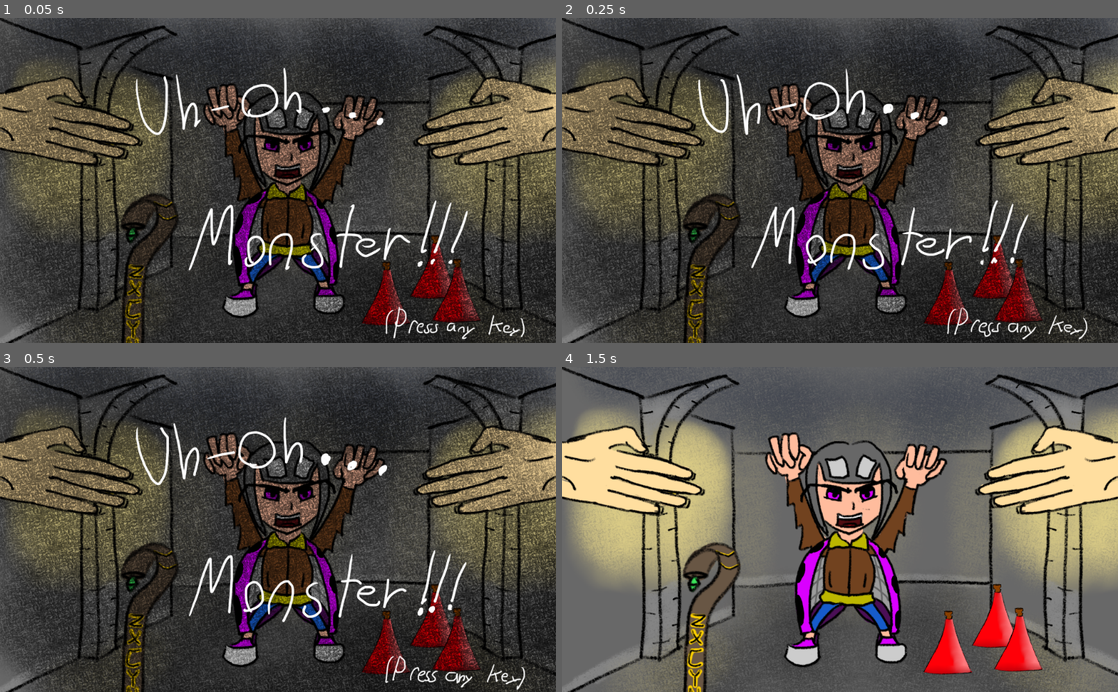
Above: before the commit, frames 1-4 (two rows, left to right).
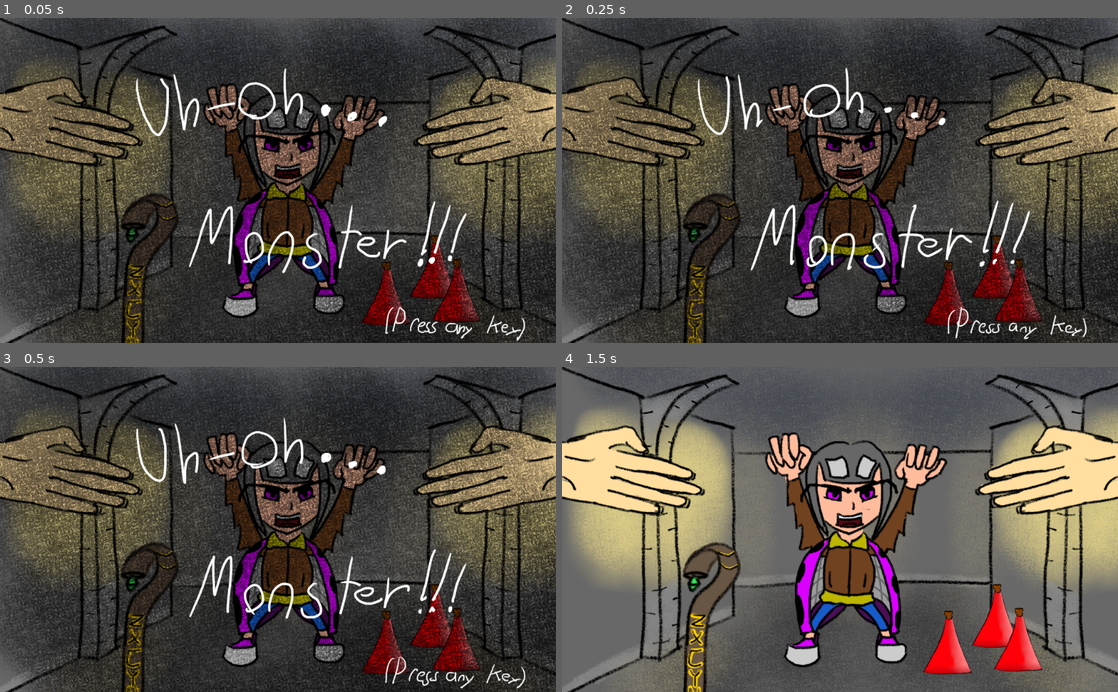
Above: after the commit, the same moments.

Repository: HumbleSolipsist/gmtk-hand-game
Game: Godot game, scene res://World.tscn
The game is run twice, just before and just after one commit, with the same random seed, the same clock (stepped at 60 frames per second) and the same inputs.
Inputs (mouse positions are in pixels of both pictures, inside the frame that each line leads up to):
- Up to frame 1 (0.05 s): no input
- Up to frame 2 (0.25 s): no input
- Up to frame 3 (0.5 s): no input
- Up to frame 4 (1.5 s): tap Enter at 0.5 s; move the mouse to (962, 513) at 0.52 s; click (962, 513) at 0.67 s; tap Space at 1.25 s; move the mouse to (728, 545) at 1.27 s; click (728, 545) at 1.42 s

The runs differ from the first frame. In frame 1, 3.1% of the frame differs, in the area x 24-95%, y 15-100%; in frame 2, 2.7%; in frame 3, 2.8%; in frame 4, nothing differs.

Commit message:
da shakes

Diff:
--- a/Enemy.gd
+++ b/Enemy.gd
@@ -12,6 +12,8 @@
 
 var state = STATE.idle
 
+var shakes = 0;
+
 func _ready():
 	pass # Replace with function body.
 
@@ -23,12 +25,19 @@
 		ouch_sprite.visible = false;
 		idle_sprite.visible = true;
 
+func _physics_process(delta):
+	$bug_ouch.offset = Vector2(rand_range(-shakes, shakes), rand_range(-shakes, shakes));
+	$bug_stand.offset = Vector2(rand_range(-shakes, shakes), rand_range(-shakes, shakes));
+	shakes = max(shakes * 0.75, 0);
+
 func hand_over(hand):
 	state = STATE.hurt
 	if (hand.item):
 		hand.item.hit(self)
+		shakes = shakes + 50;
 	else:
 		$smack_sound.play()
+		shakes = shakes + 25;
 		hand.close_hand()
 
 func hand_off(hand):
--- a/World.tscn
+++ b/World.tscn
@@ -152,13 +152,14 @@
 [node name="slide1" type="AnimatedSprite" parent="opening_screen"]
 visible = false
 frames = SubResource( 5 )
+frame = 2
 playing = true
 centered = false
 
 [node name="slide2" type="AnimatedSprite" parent="opening_screen"]
 visible = false
 frames = SubResource( 6 )
-frame = 2
+frame = 1
 playing = true
 centered = false
 
@@ -176,7 +177,6 @@
 
 [node name="slide" type="AnimatedSprite" parent="end_screen"]
 frames = SubResource( 8 )
-frame = 1
 playing = true
 centered = false
 
